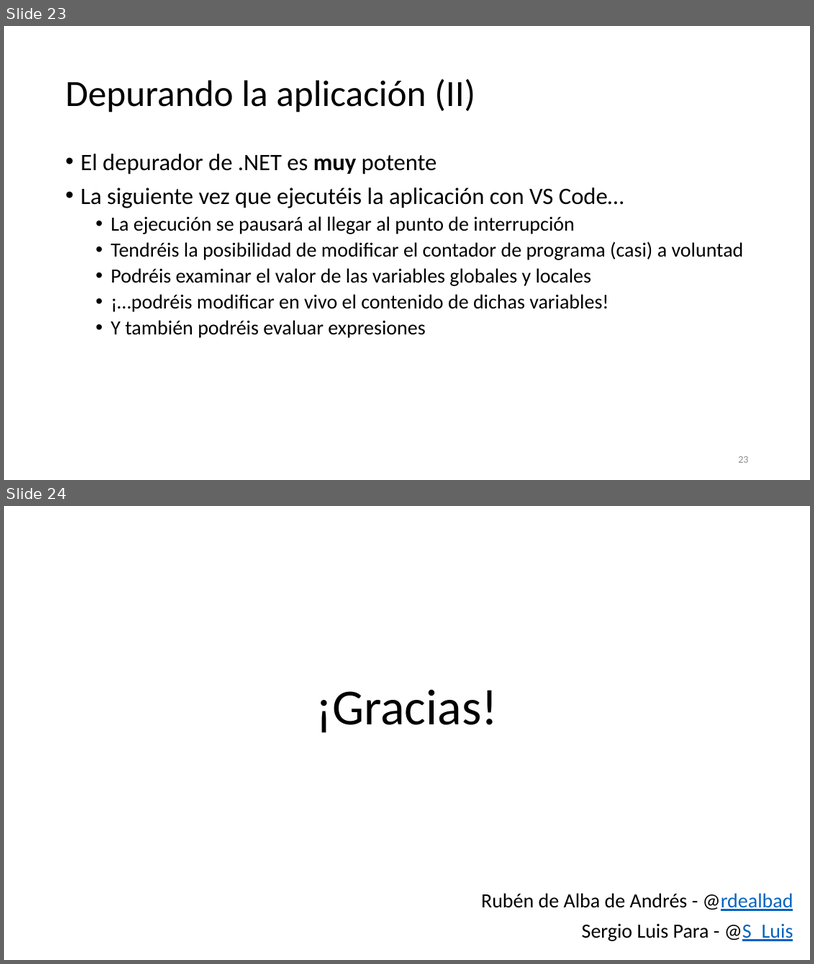
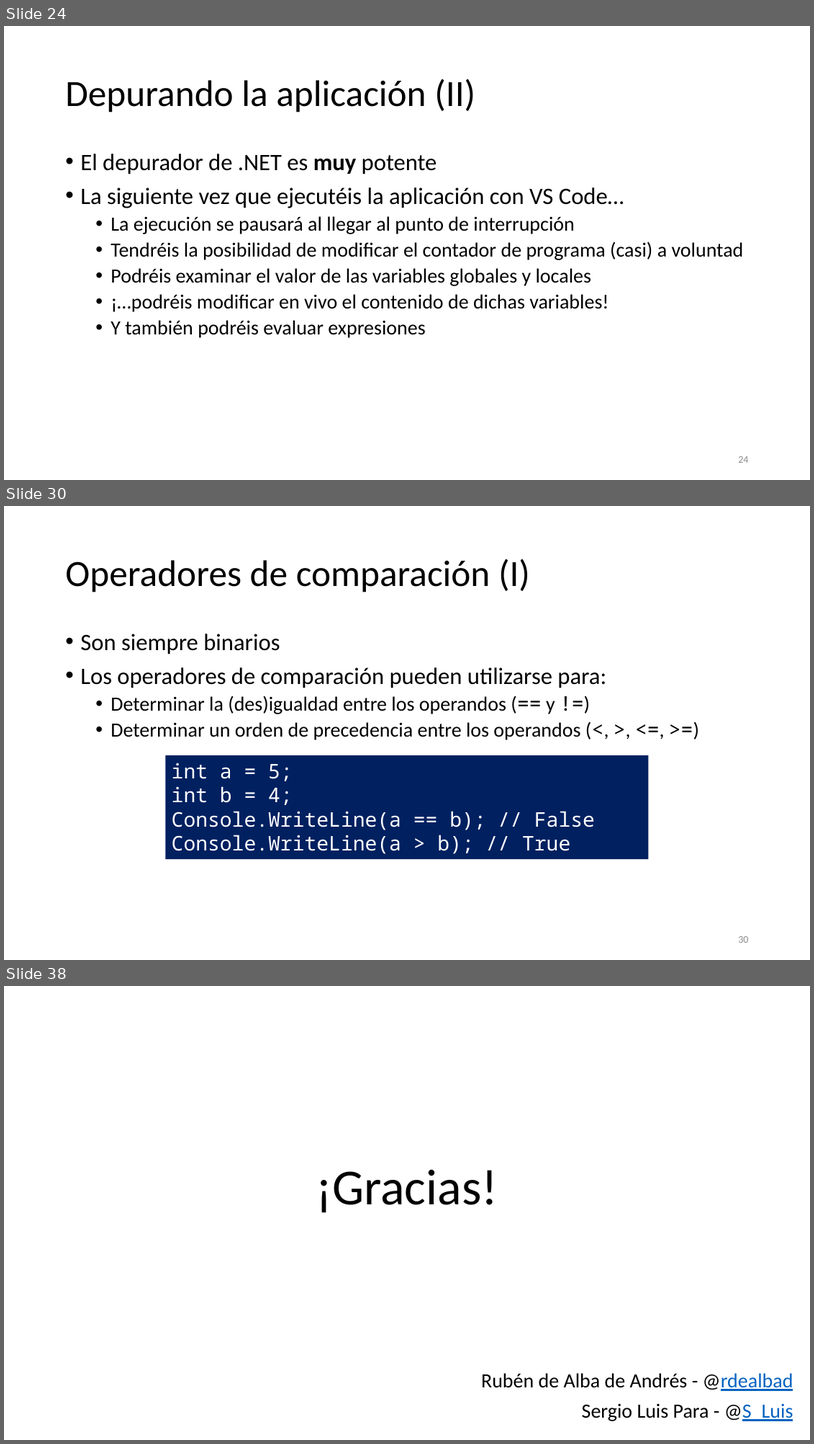
Before and after one commit to SergioLuis/hour-of-code-uva-2021, a slide deck: slides.pptx. Shown one above the other, each under a label of ours: slides 23 and 24 before the commit, slides 24, 30 and 38 after it; the slides between them are not shown. The pictures are 814x964 and 814x1444 pixels, drawn with LibreOffice and Linux fonts; fonts in the diff are those of the drawing. Boxes give left, top, right and bottom in pixels: in the first picture for what was removed or moved away, otherwise in the second. Text is boxed around its words. In the diff, an @@ line names an element or a change of style, - is before the commit and + after.

```diff
--- a/slides.pptx
+++ b/slides.pptx
@@ slide 30 added at [4, 506, 810, 960], background #FFFFFF @@
@@ title added at [65, 559, 530, 592], 44 pt, text #000000 @@
+Operadores de comparación (I)
@@ text added at [80, 633, 607, 740], 24 pt, text #000000 @@
+• Son siempre binarios
+• Los operadores de comparación pueden utilizarse para:
+  • Determinar la (des)igualdad entre los operandos (== y !=)
+  • Determinar un orden de precedencia entre los operandos (<, >, <=, >=)
@@ rectangle added at [165, 755, 649, 860], fill #002060, 24 pt, text #FFFFFF @@
+int a = 5;
+int b = 4;
+Console.WriteLine(a == b); // False
+Console.WriteLine(a > b); // True
@@ page number added at [738, 936, 748, 942], 12 pt, text #8C8C8C @@
+30
@@ what was slide 23 is now slide 24 @@
@@ page number at [738, 456, 748, 462]: text changed @@
-23
+24
@@ what was slide 24 is now slide 38 @@
```
Also in this commit, not shown: 8 slides changed, 13 other slides added, 1 other file.
